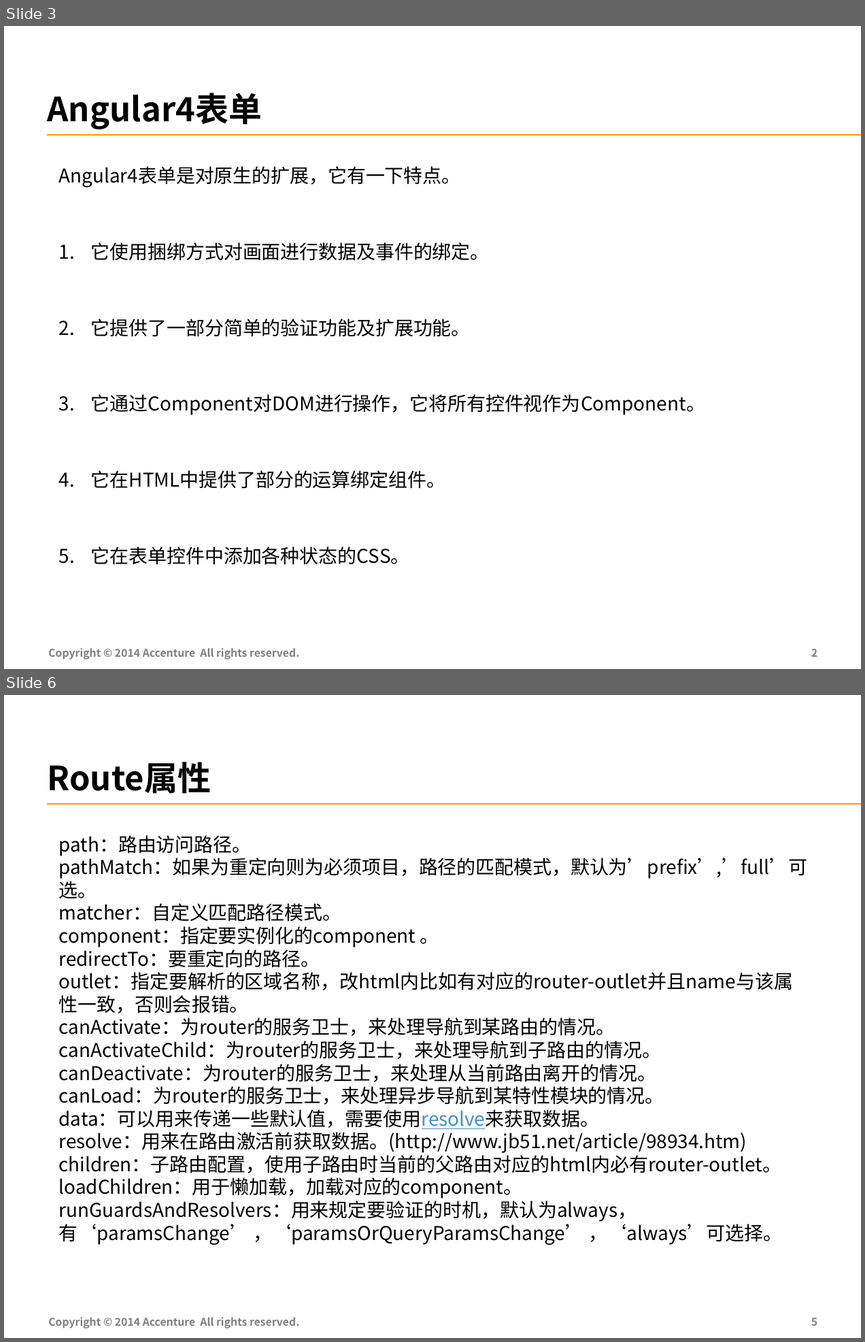
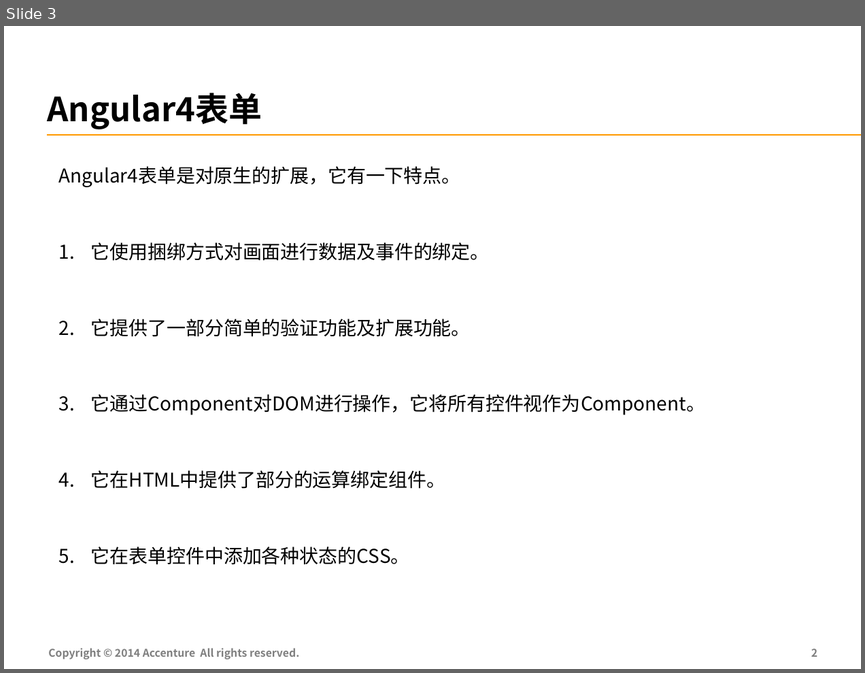
Before and after one commit to FS-Angular-Interest-Group/AngularTraining, a slide deck: PPT/09-Accenture-FS-Angular-Form.pptx. Shown one above the other, each under a label of ours: slides 3 and 6 before the commit, slide 3 after it; the slides between them are not shown. The pictures are 865x1342 and 865x673 pixels, drawn with LibreOffice and Linux fonts; fonts in the diff are those of the drawing. Boxes give left, top, right and bottom in pixels: in the first picture for what was removed or moved away, otherwise in the second. Text is boxed around its words. In the diff, an @@ line names an element or a change of style, - is before the commit and + after.

```diff
--- a/PPT/09-Accenture-FS-Angular-Form.pptx
+++ b/PPT/09-Accenture-FS-Angular-Form.pptx
@@ slide 6 removed at [4, 695, 861, 1338], background #FFFFFF; not listed: 1 template element that a slide beside it also shows @@
@@ text removed at [47, 762, 211, 794] @@
-Route属性
@@ text removed at [59, 835, 808, 1244] @@
-path：路由访问路径。
-pathMatch：如果为重定向则为必须项目，路径的匹配模式，默认为’prefix’,’full’可选。
-matcher：自定义匹配路径模式。
-component：指定要实例化的component 。
-redirectTo：要重定向的路径。
-outlet：指定要解析的区域名称，改html内比如有对应的router-outlet并且name与该属性一致，否则会报错。
-canActivate：为router的服务卫士，来处理导航到某路由的情况。
-canActivateChild：为router的服务卫士，来处理导航到子路由的情况。
-canDeactivate：为router的服务卫士，来处理从当前路由离开的情况。
-canLoad：为router的服务卫士，来处理异步导航到某特性模块的情况。
-data：可以用来传递一些默认值，需要使用resolve来获取数据。
-resolve：用来在路由激活前获取数据。(http://www.jb51.net/article/98934.htm)
-children：子路由配置，使用子路由时当前的父路由对应的html内必有router-outlet。
-loadChildren：用于懒加载，加载对应的component。
-runGuardsAndResolvers：用来规定要验证的时机，默认为always，有‘paramsChange’ ，‘paramsOrQueryParamsChange’ ，‘always’可选择。
@@ text removed at [48, 1317, 299, 1328] @@
-Copyright © 2014 Accenture All rights reserved.
@@ page number removed at [811, 1317, 817, 1325] @@
-5
```
Also in this commit, not shown: 5 slides changed, 1 slide added, 1 other slide removed.
